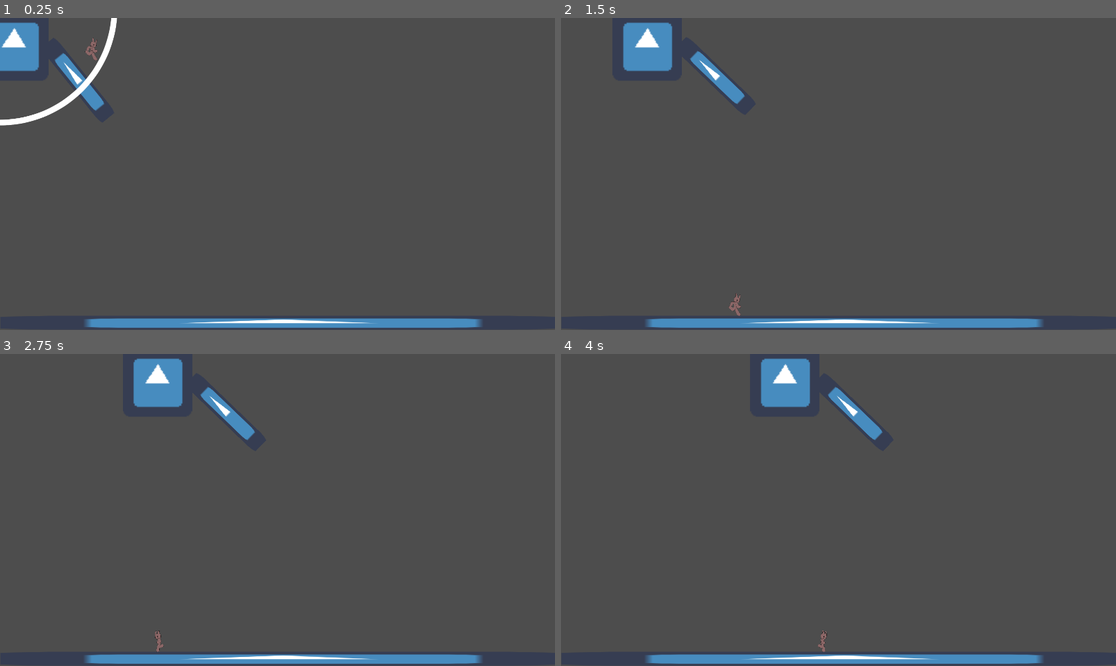
Above: before the commit, frames 1-4 (two rows, left to right).
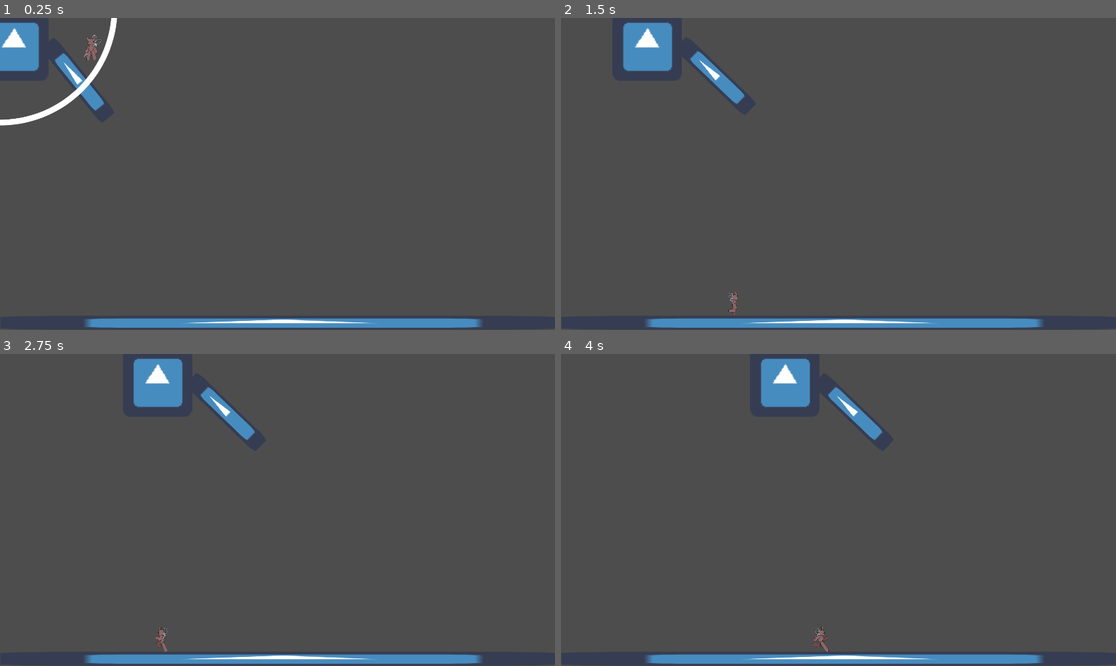
Above: after the commit, the same moments.

Repository: kokiheey/game-jam-repo
Game: Godot game, scene res://Main.tscn
Two runs of this game, one before a commit and one after it. Both use one fixed random seed, a clock stepped at 60 frames per second and the inputs below. The engine's default icon, where the game draws it, is replaced by a stand-in: a white triangle on a blue panel in a dark square.
Inputs:
- Up to frame 1 (0.25 s): no input
- Up to frame 2 (1.5 s): tap Enter at 0.5 s; hold D from 0.53 s (still down); tap Space at 0.77 s
- Up to frame 3 (2.75 s): tap Space at 1.52 s; release D at 2.03 s; hold A from 2.03 s (still down)
- Up to frame 4 (4 s): release A at 2.78 s; hold D from 2.78 s (still down); tap Space at 3.02, 3.77 s

The runs differ from the first frame. In frame 1, less than 0.1% of the frame differs, in the area x 15-19%, y 5-14%; in frame 2, less than 0.1%; in frame 3, less than 0.1%; in frame 4, 0.1%, in the area x 45-49%, y 86-96%.

Commit message:
Implement player state machine and animations

Diff:
--- a/bossfightjam2025/Main.tscn
+++ b/bossfightjam2025/Main.tscn
@@ -12,9 +12,8 @@
 
 [node name="Main" type="Node2D"]
 
-[node name="player" parent="." node_paths=PackedStringArray("inputController") instance=ExtResource("1_glv2v")]
+[node name="player" parent="." instance=ExtResource("1_glv2v")]
 position = Vector2(315, 110)
-inputController = NodePath("../InputController")
 
 [node name="StaticBody2D" type="StaticBody2D" parent="."]
 position = Vector2(1016, 1080)
--- a/bossfightjam2025/scenes/player.tscn
+++ b/bossfightjam2025/scenes/player.tscn
@@ -1,57 +1,100 @@
-[gd_scene load_steps=9 format=3 uid="uid://bx5am6i22cmw7"]
+[gd_scene load_steps=10 format=3 uid="uid://bx5am6i22cmw7"]
 
 [ext_resource type="Script" uid="uid://b4l1e5jgiq6cp" path="res://scripts/player.gd" id="1_g2els"]
-[ext_resource type="Texture2D" uid="uid://b8diq0a1pbv0k" path="res://assets/sprites/sprite_sheets/spritesheet.png" id="2_g2els"]
+[ext_resource type="Texture2D" uid="uid://ptk3dcp2teqn" path="res://assets/sprites/sprite_sheets/run_idle_sheet.png" id="2_qhqgy"]
+[ext_resource type="Script" uid="uid://bv02iexisq514" path="res://scripts/state_machine.gd" id="3_qhqgy"]
+[ext_resource type="Script" uid="uid://chywbkk87io5q" path="res://scripts/player_states/player_idle.gd" id="4_dqkch"]
 
 [sub_resource type="CapsuleShape2D" id="CapsuleShape2D_3vyb7"]
 radius = 15.2382
-height = 52.0638
+height = 46.9844
 
-[sub_resource type="AtlasTexture" id="AtlasTexture_qhqgy"]
-atlas = ExtResource("2_g2els")
-region = Rect2(0, 0, 256, 340)
+[sub_resource type="Animation" id="Animation_qhqgy"]
+resource_name = "idle"
+length = 0.500013
+loop_mode = 1
+step = 0.125
+tracks/0/type = "value"
+tracks/0/imported = false
+tracks/0/enabled = true
+tracks/0/path = NodePath("Sprite2D:frame")
+tracks/0/interp = 1
+tracks/0/loop_wrap = true
+tracks/0/keys = {
+"times": PackedFloat32Array(0, 0.125, 0.25, 0.375),
+"transitions": PackedFloat32Array(1, 1, 1, 1),
+"update": 1,
+"values": [0, 1, 2, 3]
+}
 
-[sub_resource type="AtlasTexture" id="AtlasTexture_dqkch"]
-atlas = ExtResource("2_g2els")
-region = Rect2(256, 0, 256, 340)
+[sub_resource type="Animation" id="Animation_dqkch"]
+length = 0.001
+tracks/0/type = "value"
+tracks/0/imported = false
+tracks/0/enabled = true
+tracks/0/path = NodePath("Sprite2D:frame")
+tracks/0/interp = 1
+tracks/0/loop_wrap = true
+tracks/0/keys = {
+"times": PackedFloat32Array(0),
+"transitions": PackedFloat32Array(1),
+"update": 1,
+"values": [4]
+}
 
-[sub_resource type="AtlasTexture" id="AtlasTexture_qlg0r"]
-atlas = ExtResource("2_g2els")
-region = Rect2(512, 0, 256, 340)
+[sub_resource type="Animation" id="Animation_qlg0r"]
+resource_name = "run"
+length = 0.750013
+loop_mode = 1
+step = 0.125
+tracks/0/type = "value"
+tracks/0/imported = false
+tracks/0/enabled = true
+tracks/0/path = NodePath("Sprite2D:frame")
+tracks/0/interp = 1
+tracks/0/loop_wrap = true
+tracks/0/keys = {
+"times": PackedFloat32Array(0, 0.125, 0.25, 0.375, 0.5, 0.625),
+"transitions": PackedFloat32Array(1, 1, 1, 1, 1, 1),
+"update": 1,
+"values": [4, 5, 6, 7, 8, 9]
+}
 
-[sub_resource type="AtlasTexture" id="AtlasTexture_tuyoq"]
-atlas = ExtResource("2_g2els")
-region = Rect2(768, 0, 256, 340)
+[sub_resource type="AnimationLibrary" id="AnimationLibrary_dqkch"]
+_data = {
+&"RESET": SubResource("Animation_dqkch"),
+&"idle": SubResource("Animation_qhqgy"),
+&"run": SubResource("Animation_qlg0r")
+}
 
-[sub_resource type="SpriteFrames" id="SpriteFrames_3vyb7"]
-animations = [{
-"frames": [{
-"duration": 1.0,
-"texture": SubResource("AtlasTexture_qhqgy")
-}, {
-"duration": 1.0,
-"texture": SubResource("AtlasTexture_dqkch")
-}, {
-"duration": 1.0,
-"texture": SubResource("AtlasTexture_qlg0r")
-}, {
-"duration": 1.0,
-"texture": SubResource("AtlasTexture_tuyoq")
-}],
-"loop": true,
-"name": &"default",
-"speed": 5.0
-}]
-
-[node name="player" type="CharacterBody2D" node_paths=PackedStringArray("_animatedSprite")]
+[node name="player" type="CharacterBody2D" node_paths=PackedStringArray("_sprite2D")]
 scale = Vector2(1.57499, 1.57499)
 script = ExtResource("1_g2els")
-_animatedSprite = NodePath("AnimatedSprite2D")
+_sprite2D = NodePath("Sprite2D")
+
+[node name="Sprite2D" type="Sprite2D" parent="."]
+position = Vector2(0.634911, -3.80955)
+scale = Vector2(0.177624, 0.177624)
+texture = ExtResource("2_qhqgy")
+hframes = 6
+vframes = 2
+frame = 4
 
 [node name="CollisionShape2D" type="CollisionShape2D" parent="."]
+position = Vector2(0, 2.5397)
 shape = SubResource("CapsuleShape2D_3vyb7")
 
-[node name="AnimatedSprite2D" type="AnimatedSprite2D" parent="."]
-position = Vector2(-0.634924, 0)
-scale = Vector2(0.153864, 0.153864)
-sprite_frames = SubResource("SpriteFrames_3vyb7")
+[node name="player_states" type="Node" parent="." node_paths=PackedStringArray("initial_state")]
+script = ExtResource("3_qhqgy")
+initial_state = NodePath("player_idle")
+metadata/_custom_type_script = "uid://bv02iexisq514"
+
+[node name="player_idle" type="Node" parent="player_states" node_paths=PackedStringArray("animP")]
+script = ExtResource("4_dqkch")
+animP = NodePath("../../AnimationPlayer")
+metadata/_custom_type_script = "uid://chywbkk87io5q"
+
+[node name="AnimationPlayer" type="AnimationPlayer" parent="."]
+libraries = {
+&"": SubResource("AnimationLibrary_dqkch")
+}
--- a/bossfightjam2025/scripts/input_controller.gd
+++ b/bossfightjam2025/scripts/input_controller.gd
@@ -8,6 +8,7 @@
 var right_axis : bool
 var up_axis : bool
 var down_axis : bool
+
 
 
 func _input(event):
--- a/bossfightjam2025/scripts/player.gd
+++ b/bossfightjam2025/scripts/player.gd
@@ -1,7 +1,6 @@
 extends CharacterBody2D
 class_name PlayerCharacter
-@export var inputController : InputController
-@export var _animatedSprite : AnimatedSprite2D
+@export var _sprite2D : Sprite2D
 
 @export var SPEED := 300.0
 @export var JUMP_VELOCITY := -400.0
@@ -15,21 +14,12 @@
 	velocity.x = direction.x * SPEED
 
 
-	if(direction != Vector2.ZERO):
-		_animatedSprite.play()
-	else:
-		_animatedSprite.stop()
-
-
-func _ready():
-	inputController.primary.connect(jump)
-	inputController.axis.connect(move)
 
 func _physics_process(delta: float) -> void:
 	if(velocity.x < 0):
-		_animatedSprite.flip_h = true
+		_sprite2D.flip_h = true
 	else:
-		_animatedSprite.flip_h = false
+		_sprite2D.flip_h = false
 	if not is_on_floor():
 		velocity += get_gravity() * delta
 	move_and_slide()
--- /dev/null
+++ b/bossfightjam2025/scripts/player_states/player_idle.gd
@@ -0,0 +1,26 @@
+extends State
+class_name player_idle
+@export var animP: AnimationPlayer
+@onready var player: PlayerCharacter = get_parent().get_parent()
+var input: InputController
+func Enter():
+	animP.play("idle")
+
+	input = get_node("/root/Main/InputController")
+	if input:
+		input.primary.connect(jump)
+		input.axis.connect(move)
+
+func Exit():
+	if input:
+		input.primary.disconnect(jump)
+		input.axis.disconnect(move)
+
+func jump():
+	if player.is_on_floor():
+		player.velocity.y = player.JUMP_VELOCITY
+
+func move(direction: Vector2):
+	if(direction != Vector2.ZERO): animP.play("run")
+	else: animP.play("idle")
+	player.velocity.x = direction.x * player.SPEED
--- a/bossfightjam2025/scripts/state_machine.gd
+++ b/bossfightjam2025/scripts/state_machine.gd
@@ -10,7 +10,9 @@
 		if child is State:
 			states[child.name.to_lower()] = child
 			child.StateTransitioned.connect(on_state_changed)
-			if child == initial_state: current_state = child
+			if child == initial_state:
+				current_state = child
+				current_state.Enter()
 
 func _physics_process(delta: float) -> void:
 	Update()
Renamed: bossfightjam2025/assets/sprites/sprite_sheets/spritesheet.png -> bossfightjam2025/assets/sprites/sprite_sheets/run_cycle_4.png
Not shown, added: bossfightjam2025/assets/sprites/sprite_sheets/run_cycle_4.png.import
Binary file added: bossfightjam2025/assets/sprites/sprite_sheets/run_cycle_6.png
Not shown, changed: bossfightjam2025/assets/sprites/sprite_sheets/run_cycle_6.png.import
Binary file added: bossfightjam2025/assets/sprites/sprite_sheets/run_idle_sheet.png
Not shown, added: bossfightjam2025/assets/sprites/sprite_sheets/run_idle_sheet.png.import
Not shown, added: bossfightjam2025/scripts/player_states/player_idle.gd.uid
